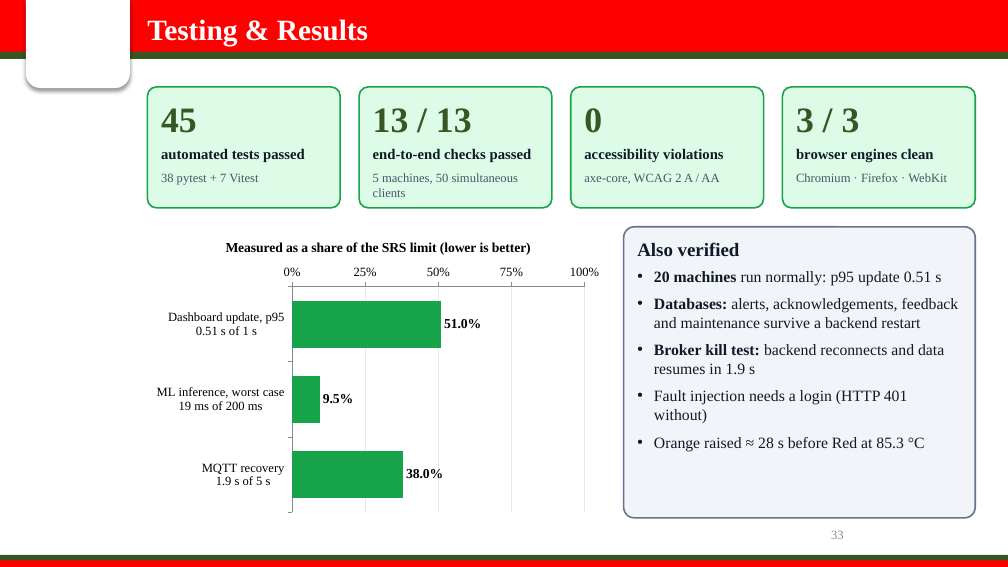
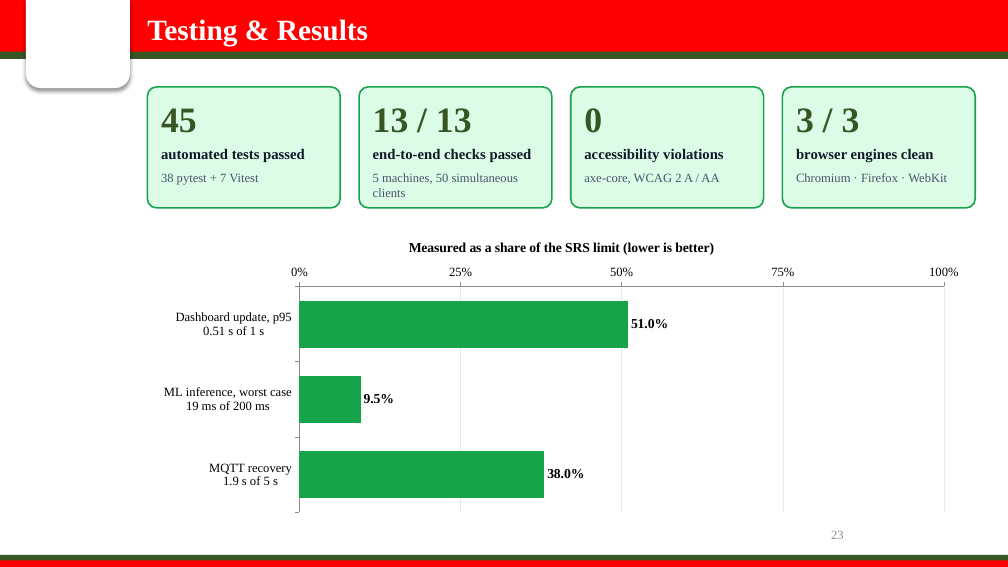
Before and after one commit to sanika-2811/oee-smart-factory, a slide deck: slide 23 of presentation/OEE_Smart_Factory_Presentation.pptx (slide 33 before the commit). Drawn at 1008x567 pixels with LibreOffice and Linux fonts; fonts in the diff are those of the drawing; background and template pictures are left out. Boxes give left, top, right and bottom in pixels: in the first picture for what was removed or moved away, otherwise in the second. Text is boxed around its words. In the diff, an @@ line names an element or a change of style, - is before the commit and + after.

```diff
--- a/presentation/OEE_Smart_Factory_Presentation.pptx
+++ b/presentation/OEE_Smart_Factory_Presentation.pptx
@@ bar chart: place and size @@
-bar chart at <box>147,227,609,518</box>
+bar chart at <box>147,227,975,518</box>
@@ rounded rectangle removed at <box>624,227,975,518</box> @@
@@ text removed at <box>637,242,959,451</box> @@
-Also verified
-• 20 machines run normally: p95 update 0.51 s
-• Databases: alerts, acknowledgements, feedback and maintenance survive a backend restart
-• Broker kill test: backend reconnects and data resumes in 1.9 s
-• Fault injection needs a login (HTTP 401 without)
-• Orange raised ≈ 28 s before Red at 85.3 °C
@@ page number at <box>831,531,844,539</box>: text changed @@
-33
+23
```
Also in this commit, not shown: 2 other slides changed, 5 slides added, 14 slides removed, 13 other files.
